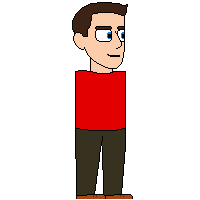
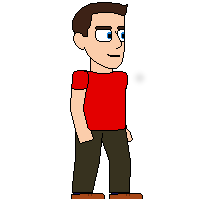
Before/after of a 200×200 layered artwork. What changed in the layer stack:
removed layer "Shirt" over 75, 70, 126, 131
removed layer "Pants" over 75, 114, 126, 196
removed layer "Shoes" over 76, 194, 133, 199
added layer "Standing" above "Walking 2" over 70, 70, 147, 199
